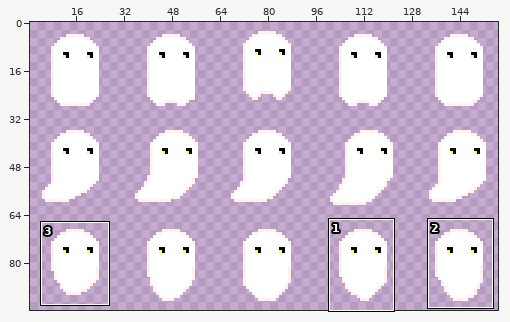
Two versions of one sprite sheet, Phantom Threads/data/ghost.png. The picture above shows the old version from afar; the outline marks the close-up.
Close-up. Before the commit:
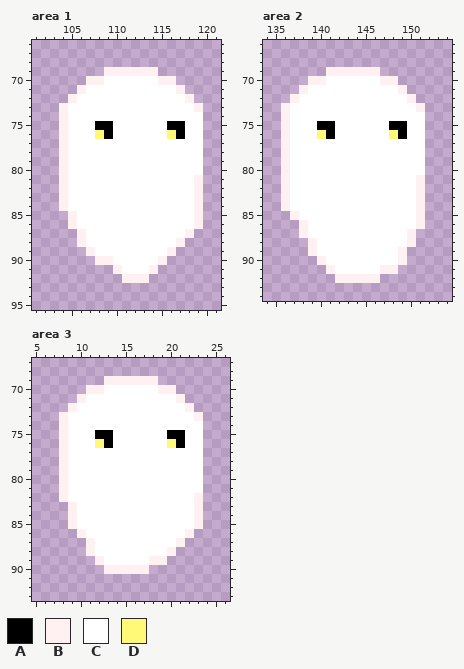
Shown: area 1: x 101..121, y 66..95; area 2: x 134..154, y 66..94; area 3: x 5..26, y 67..93. The wide view leaves out empty margins. The commit also changed other parts of the picture, which this record leaves out.
Palette (. is transparent): A #000000  B #fff1f1  C #ffffff  D #fff977
The result:
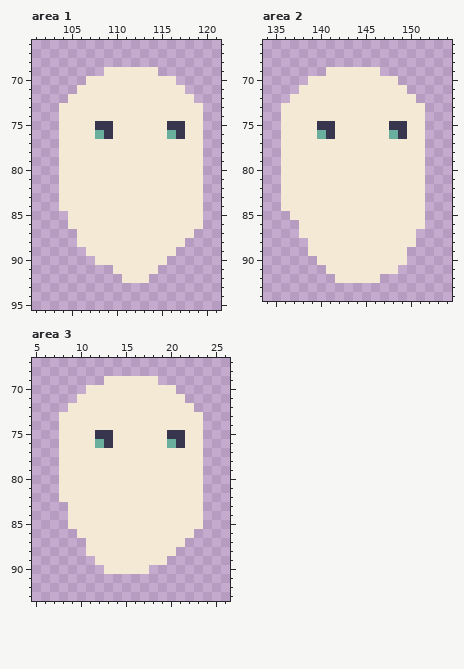
Changes in this commit:
file 160x96 -> 320x192 pixels (blocks of 1x1 -> 2x2; one block is one cell here)
colour A: #000000 -> #37364e
colour C: #ffffff -> #f4e9d4
colour D: #fff977 -> #6aae9d
Area 1:
y 69: x 109..114 BBBBBB -> CCCCCC
y 70: x 107..108 BB -> CC; x 115..116 BB -> CC
y 71: x 106 B -> C; x 117 B -> C
y 72: x 105 B -> C; x 118 B -> C
y 73: x 104 B -> C; x 119 B -> C
y 74..80: x 104 B -> C
y 81..84: x 104 B -> C; x 119 B -> C
y 85..86: x 105 B -> C; x 119 B -> C
y 87: x 106 B -> C; x 118 B -> C
y 88: x 106 B -> C; x 117 B -> C
y 89: x 107 B -> C; x 116 B -> C
y 90: x 108..109 BB -> CC; x 115 B -> C
y 91: x 110 B -> C; x 114 B -> C
y 92: x 111..113 BBB -> CCC
Area 2:
y 69: x 141..146 BBBBBB -> CCCCCC
y 70: x 139..140 BB -> CC; x 147..148 BB -> CC
y 71: x 138 B -> C; x 149 B -> C
y 72: x 137 B -> C; x 150 B -> C
y 73: x 136 B -> C; x 151 B -> C
y 74..80: x 136 B -> C
y 81..84: x 136 B -> C; x 151 B -> C
y 85: x 137 B -> C; x 151 B -> C
y 86: x 138 B -> C; x 151 B -> C
y 87: x 138 B -> C; x 150 B -> C
y 88: x 139 B -> C; x 150 B -> C
y 89: x 139 B -> C; x 149 B -> C
y 90: x 140 B -> C; x 149 B -> C
y 91: x 141 B -> C; x 147..148 BB -> CC
y 92: x 142..146 BBBBB -> CCCCC
Area 3:
y 69: x 13..18 BBBBBB -> CCCCCC
y 70: x 11..12 BB -> CC; x 19..20 BB -> CC
y 71: x 10 B -> C; x 21 B -> C
y 72: x 9 B -> C; x 22 B -> C
y 73: x 8 B -> C; x 23 B -> C
y 74..81: x 8 B -> C
y 82: x 8 B -> C; x 23 B -> C
y 83..85: x 9 B -> C; x 23 B -> C
y 86: x 10 B -> C; x 22 B -> C
y 87: x 11 B -> C; x 21 B -> C
y 88: x 11 B -> C; x 20 B -> C
y 89: x 12 B -> C; x 18..19 BB -> CC
y 90: x 13..17 BBBBB -> CCCCC
Boxes around the changes in both close-ups, in picture pixels (x1, y1, x2, y2):
changed: (59, 67, 203, 283)
changed: (281, 67, 425, 283)
changed: (59, 376, 203, 574)
